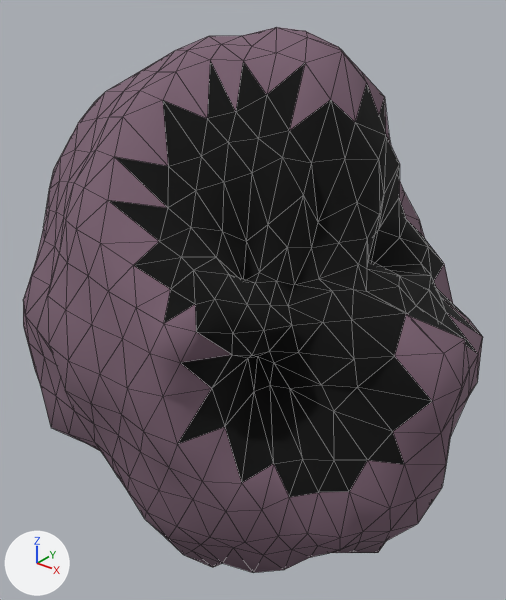
A saved change to the glTF model assets/asteroids/asteroid_med_24.glb.
One viewpoint serves both versions: a 50 mm camera at (1.55, -1.93, 1.36) aimed at (-0.02, 0.03, 0.14). Lighting does not change. The marker at lower left points along +X, +Y and +Z. The first picture is the older version. Mesh edges are drawn as thin lines. Vertices at exactly the same position are counted once.

In view in the first picture: 'asteroid_med_24'.
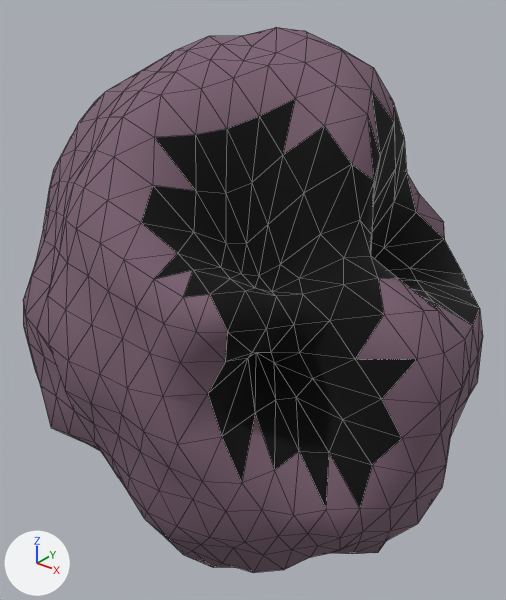
Where the change shows, as pixel boxes (x1, y1, x2, y2) in the pictures (506 x 600 px; the box of a moved part takes in the faces that stretch with it):
part 1 of me_icosphere, moved or reshaped: before (100, 51, 483, 538); after (100, 47, 483, 538)
part 2 of me_icosphere, moved or reshaped (not visible before): after (213, 563, 236, 568)
part 3 of me_icosphere, recoloured: before (108, 60, 482, 497); after (108, 60, 480, 510)

Diff of the bpy script that builds the scene:
```diff
--- a/assets/asteroids/asteroid_med_24.glb.py
+++ b/assets/asteroids/asteroid_med_24.glb.py
@@ me_icosphere @@
 me_icosphere.from_pydata(...)  # 642 vertices, 1280 faces; spans x -0.91..0.9, y -0.74..0.71, z -1.07..1.16
 # used by ob_asteroid_med_24; location = (0.0, 0.0, 0.0)
+# me_icosphere part 1: 109 of 642 vertices moved; they spanned x -0.11..0.85, y -0.61..0.5, z -0.24..0.99 and now span x -0.12..0.88, y -0.65..0.56, z -0.27..1.06; mean shift (0.03, -0.01, 0.03); largest move (0.34, -0.07, 0.57) -> (0.47, -0.09, 0.8)
+# me_icosphere part 2: 27 of 642 vertices moved; they spanned x 0.02..0.47, y -0.36..0.1, z -0.97..-0.5 and now span x 0.02..0.54, y -0.41..0.11, z -1.07..-0.49; mean shift (0.01, 0.0, -0.03); largest move (0.32, 0.1, -0.81) -> (0.36, 0.11, -0.92)
+# me_icosphere part 3: 83 faces spanning x -0.61..0.88, y -0.69..0.67, z -1.07..1.07 switch from mat_crater_asteroid_med_24 (black #000000) to mat_rock_asteroid_med_24 (greyish purple #7c6273)
```
